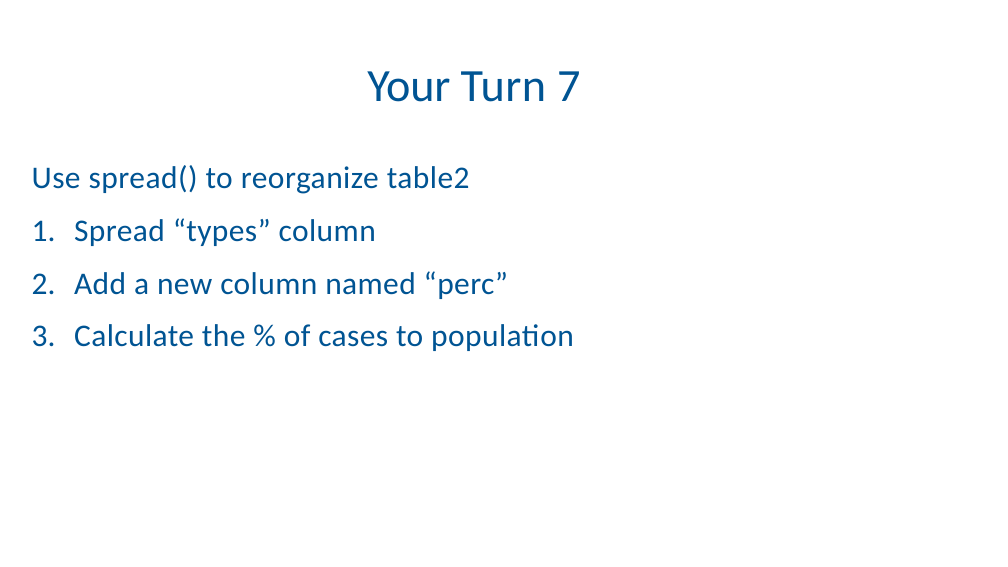
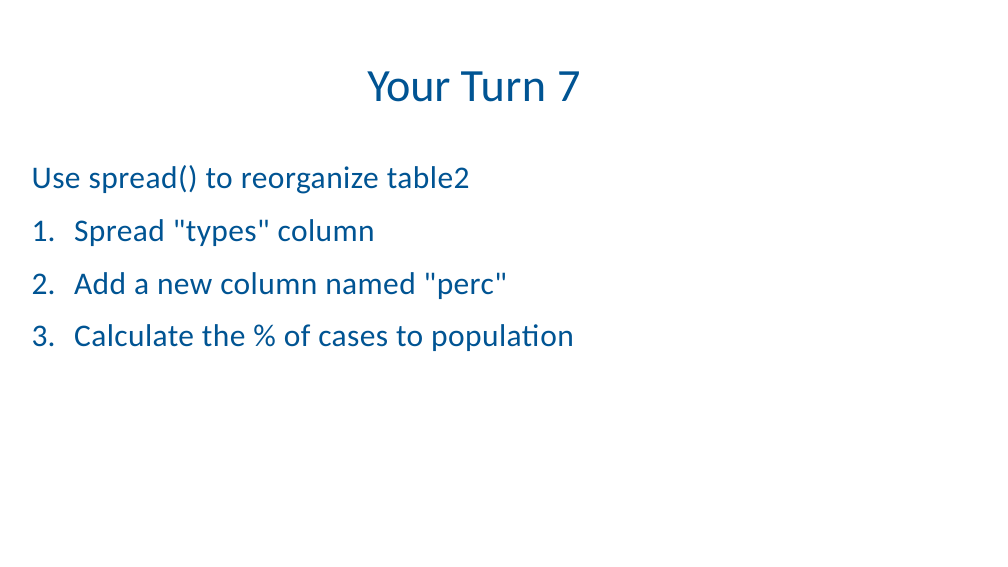
Before and after one commit to Ahmedbargheet/R-for-beginners_UiT, a slide deck: slide 62 of R_workshop_3.ppt (slide 60 before the commit). Drawn at 1008x567 pixels with LibreOffice and Linux fonts; fonts in the diff are those of the drawing; background and template pictures are left out. Boxes give left, top, right and bottom in pixels: in the first picture for what was removed or moved away, otherwise in the second. Text is boxed around its words. In the diff, an @@ line names an element or a change of style, - is before the commit and + after.

```diff
--- a/R_workshop_3.ppt
+++ b/R_workshop_3.ppt
@@ text at (74, 219, 507, 299): text changed @@
-1. Spread “types” column
-2. Add a new column named “perc”
+1. Spread "types" column
+2. Add a new column named "perc"
```
Also in this commit, not shown: 9 other slides changed, 2 slides added, 2 other files.
